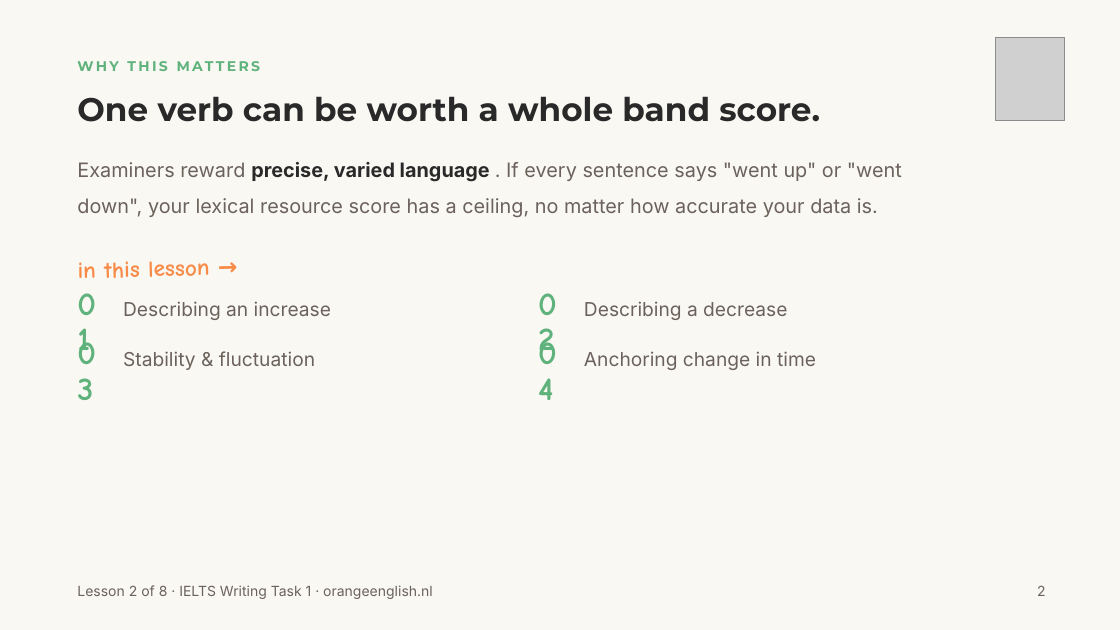
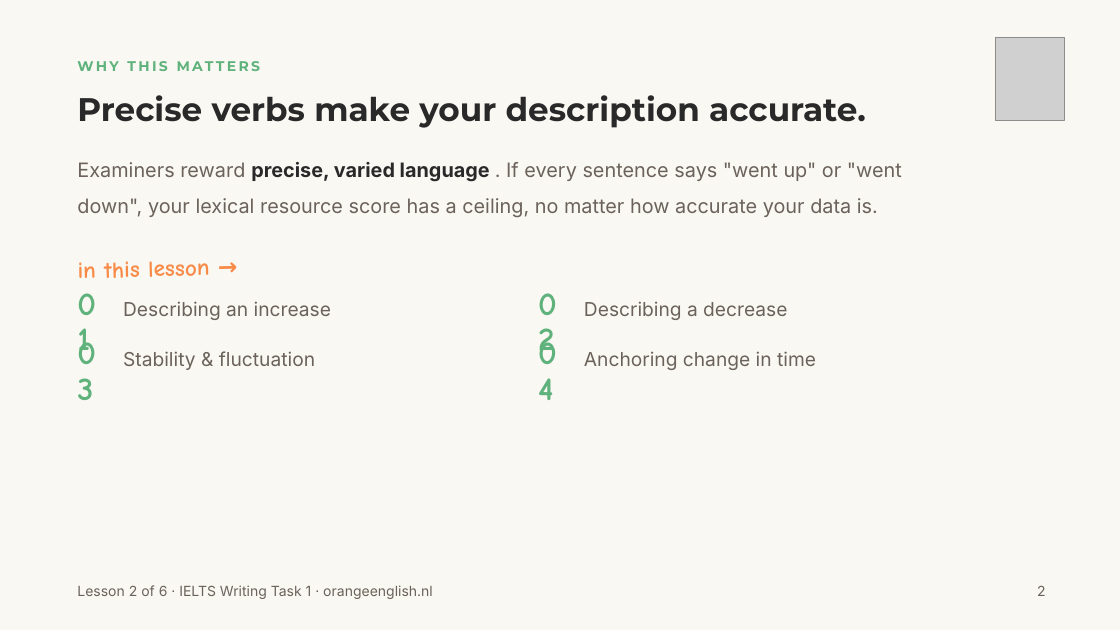
Before and after one commit to orangeenglishielts/linegraphs, a slide deck: slide 2 of Lesson 2/OrangeEnglish_Lesson2_VocabularyForTrends.pptx. Drawn at 1120x630 pixels with LibreOffice and Linux fonts; fonts in the diff are those of the drawing; grey boxes stand for pictures; background and template pictures are left out. Boxes give left, top, right and bottom in pixels: in the first picture for what was removed or moved away, otherwise in the second. Text is boxed around its words. In the diff, an @@ line names an element or a change of style, - is before the commit and + after.

```diff
--- a/Lesson 2/OrangeEnglish_Lesson2_VocabularyForTrends.pptx
+++ b/Lesson 2/OrangeEnglish_Lesson2_VocabularyForTrends.pptx
@@ text at (x1=77, y1=95, x2=866, y2=128): text changed @@
-One verb can be worth a whole band score.
+Precise verbs make your description accurate.
@@ text at (x1=77, y1=585, x2=433, y2=599): text changed @@
-Lesson 2 of 8 · IELTS Writing Task 1 · orangeenglish.nl
+Lesson 2 of 6 · IELTS Writing Task 1 · orangeenglish.nl
```
Also in this commit, not shown: 8 other slides changed, 45 other files.
